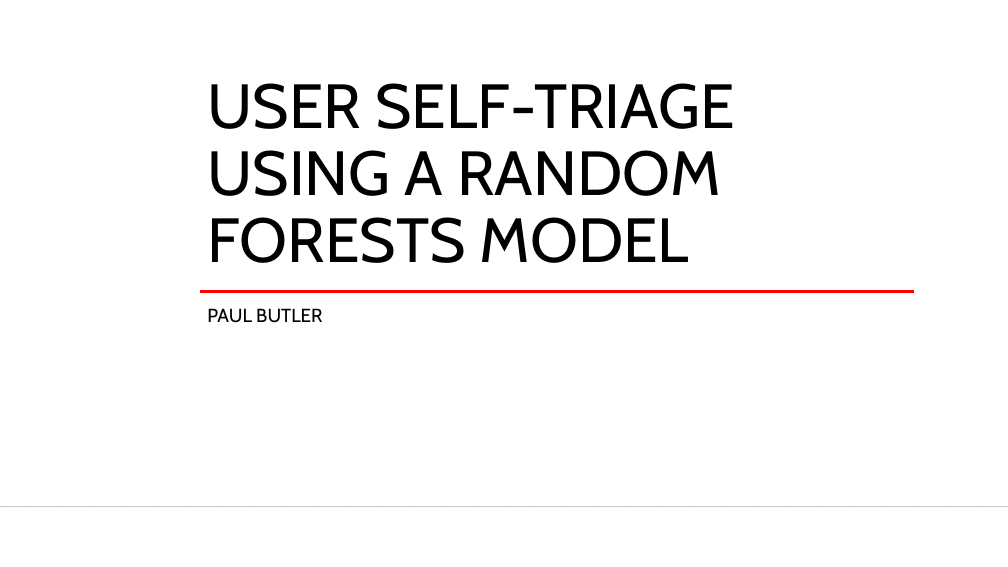
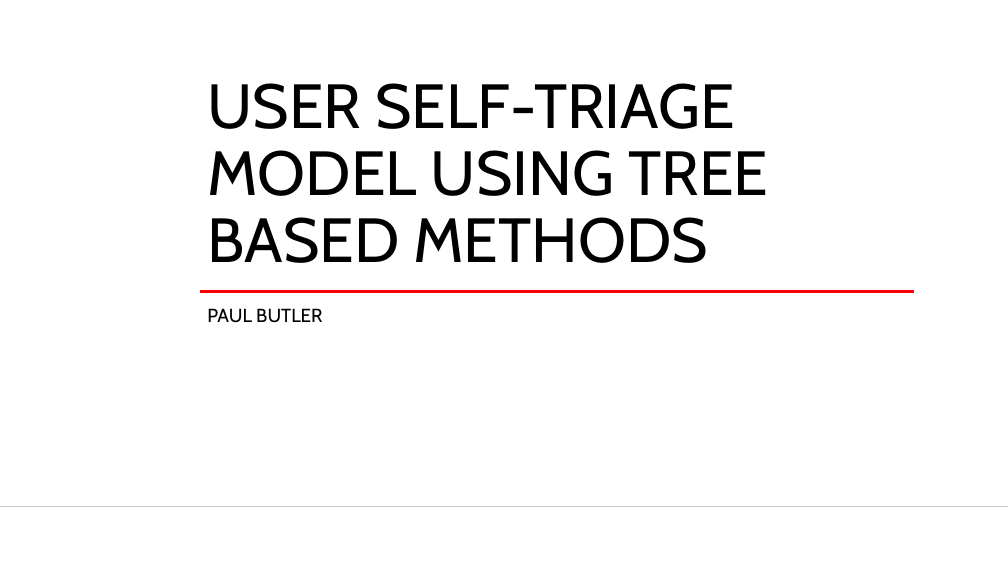
Before and after one commit to PaulButler8/springboard, a slide deck: slide 1 of Capstone 2/Capstone 2 Presentation.pptx. Drawn at 1008x567 pixels with LibreOffice and Linux fonts; fonts in the diff are those of the drawing; background and template pictures are left out. Boxes give left, top, right and bottom in pixels: in the first picture for what was removed or moved away, otherwise in the second. Text is boxed around its words. In the diff, an @@ line names an element or a change of style, - is before the commit and + after.

```diff
--- a/Capstone 2/Capstone 2 Presentation.pptx
+++ b/Capstone 2/Capstone 2 Presentation.pptx
@@ title at [207, 83, 768, 263]: text changed @@
-USER SELF-TRIAGE USING A RANDOM FORESTS MODEL
+USER SELF-TRIAGE MODEL USING TREE BASED METHODS
```
Also in this commit, not shown: 9 other slides changed, 8 slides added, 1 other file.
